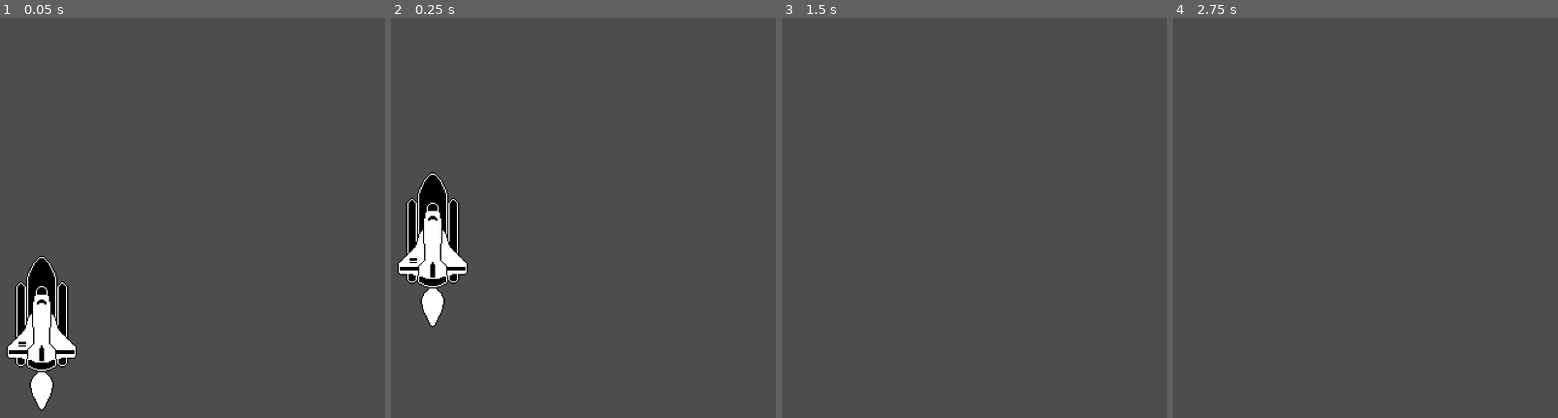
Above: before the commit, frames 1-4 (left to right).
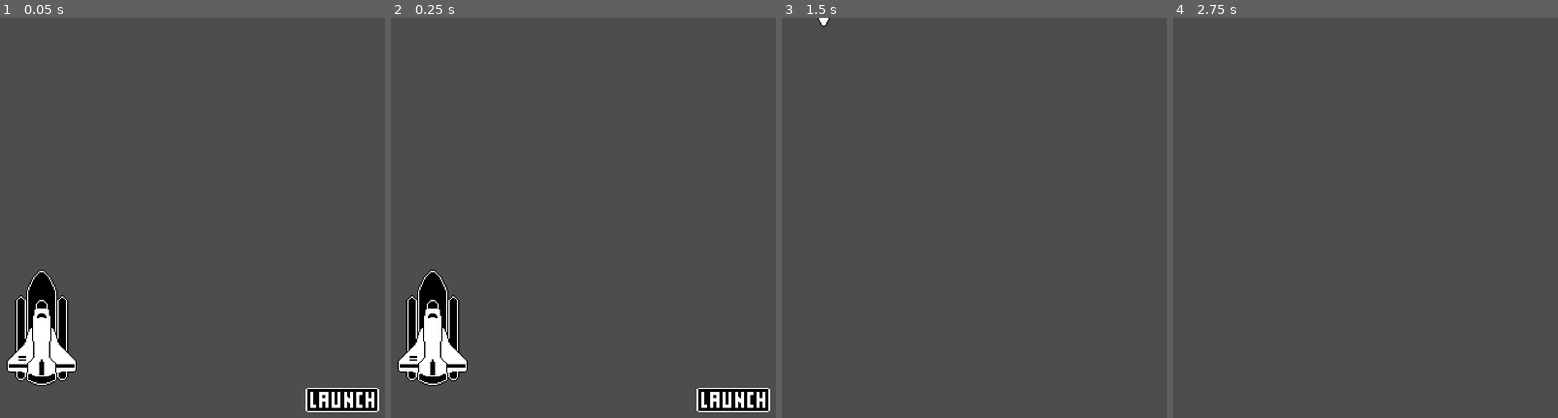
Above: after the commit, the same moments.

Repository: pahool/1bitgodot
Game: Godot game, scene res://world.tscn
Two runs of this game, one before a commit and one after it. Both use one fixed random seed, a clock stepped at 60 frames per second and the inputs below.
Inputs (mouse positions are in pixels of both pictures, inside the frame that each line leads up to):
- Up to frame 1 (0.05 s): no input
- Up to frame 2 (0.25 s): no input
- Up to frame 3 (1.5 s): click (1124, 398) at 0.52 s
- Up to frame 4 (2.75 s): tap Enter at 2 s

The runs differ from the first frame. In frame 1, 3.7% of the frame differs, in the area x 1-99%, y 59-99%; in frame 2, 7.7%, in the area x 1-99%, y 38-99%; in frame 3, less than 0.1%; in frame 4, nothing differs.

Commit message:
completes rocket launch

Diff:
--- a/Rocket Launch/world.gd
+++ b/Rocket Launch/world.gd
@@ -1,6 +1,13 @@
 extends Node2D
 
-@onready var animation_player = $AnimationPlayer
+@onready var launch_animation = $LaunchAnimation
+@onready var launch_button = $LaunchButton
+@onready var rocket_flare = $Rocket/RocketFlare
 
 func _ready():
-	animation_player.play("launch")
+	rocket_flare.hide()
+
+func _on_launch_button_button_down():
+	rocket_flare.show()
+	launch_animation.play("launch")
+	launch_button.hide()
--- a/Rocket Launch/world.tscn
+++ b/Rocket Launch/world.tscn
@@ -1,8 +1,9 @@
-[gd_scene load_steps=7 format=3 uid="uid://bk25gpgj8mn72"]
+[gd_scene load_steps=8 format=3 uid="uid://bk25gpgj8mn72"]
 
 [ext_resource type="Texture2D" uid="uid://b6fimgy1fq6fh" path="res://rocket_ship.png" id="1_ep174"]
 [ext_resource type="Script" path="res://world.gd" id="1_qjhne"]
 [ext_resource type="Texture2D" uid="uid://dudg3087n04a1" path="res://rocket_ship_launch.png" id="3_qtfsl"]
+[ext_resource type="Texture2D" uid="uid://c73mb71acjko7" path="res://launch_button.png" id="4_mbmli"]
 
 [sub_resource type="Animation" id="Animation_mcrrv"]
 resource_name = "launch"
@@ -49,10 +50,21 @@
 texture = ExtResource("1_ep174")
 
 [node name="RocketFlare" type="Sprite2D" parent="Rocket"]
+visible = false
 position = Vector2(0, 16)
 texture = ExtResource("3_qtfsl")
 
-[node name="AnimationPlayer" type="AnimationPlayer" parent="."]
+[node name="LaunchAnimation" type="AnimationPlayer" parent="."]
 libraries = {
 "": SubResource("AnimationLibrary_oy4e5")
 }
+
+[node name="LaunchButton" type="TextureButton" parent="."]
+offset_left = 1075.0
+offset_top = 610.0
+offset_right = 1197.0
+offset_bottom = 652.0
+texture_normal = ExtResource("4_mbmli")
+stretch_mode = 5
+
+[connection signal="button_down" from="LaunchButton" to="." method="_on_launch_button_button_down"]
